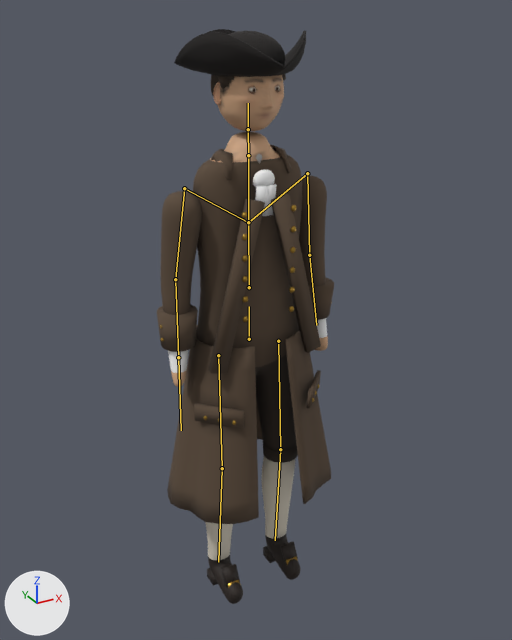
The glTF model reckoning/models/townsman.glb as it was, and as the next commit left it.
The view is the same before and after, from a camera (50 mm lens) standing at (-0.936, -1.744, 1.862) and looking at (0.014, -0.017, 0.999). The axes (+X, +Y, +Z) are drawn at lower left. The lights are the same throughout. The first picture is the older version. The bones that change, and the others that lie on the model, are drawn over the model as lines.

In view in the first picture: 'townsman_body', 'townsman_coat', 'townsman_eyes', 'townsman_hair', 'townsman_hat', 'townsman_leather', 'townsman_legs', 'townsman_linen', 'townsman_metal', 'townsman_skin'.
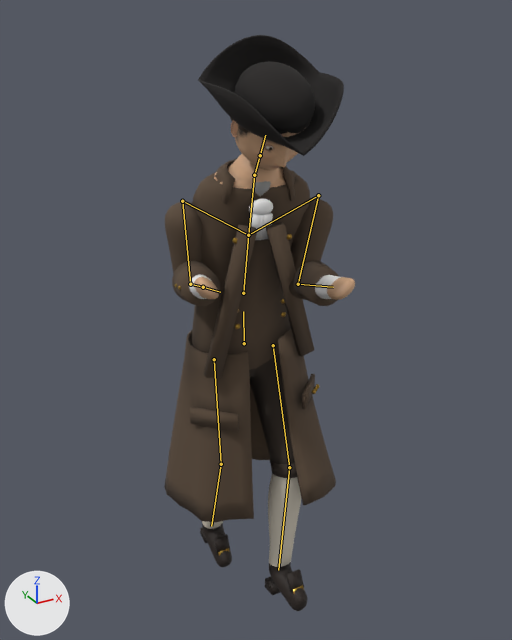
The newer file adds an action. The first version stands in its rest pose; the second is drawn at frame 25 of the action 'Saw'.

Changed parts and their boxes [x1, y1, x2, y2] in the pictures (512 x 640 px):
'townsman_body', posed (13% wider)
    before: [160, 132, 328, 604]
    after: [165, 154, 355, 611]
'townsman_coat', posed
    before: [157, 145, 334, 524]
    after: [164, 158, 339, 522]
'townsman_hat', posed (11% wider, 149% taller)
    before: [174, 29, 306, 77]
    after: [198, 35, 344, 156]
'townsman_skin', posed
    before: [213, 75, 284, 131]
    after: [231, 120, 300, 170]
'townsman_linen', posed
    before: [253, 154, 277, 216]
    after: [249, 181, 273, 240]
'townsman_leather', posed
    before: [207, 541, 298, 587]
    after: [200, 527, 304, 595]
'townsman_legs', posed
    before: [263, 443, 298, 463]
    after: [270, 459, 297, 478]
'townsman_metal', posed
    before: [160, 205, 332, 588]
    after: [175, 234, 319, 594]
'townsman_hair', posed (mostly hidden)
    before: [211, 74, 286, 97]
    after: [230, 117, 312, 133]
bone 'hips', root to tip
    before: (249, 339) to (249, 306)
    after: (244, 343) to (243, 311)
bone 'spine', root to tip
    before: (249, 287) to (248, 222)
    after: (243, 293) to (248, 235)
bone 'chest', root to tip
    before: (248, 222) to (248, 155)
    after: (248, 235) to (254, 175)
bone 'neck', root to tip
    before: (248, 155) to (248, 129)
    after: (254, 175) to (260, 155)
bone 'upper_arm.L', root to tip
    before: (307, 173) to (309, 255)
    after: (318, 195) to (298, 284)
bone 'forearm.L', root to tip
    before: (309, 255) to (316, 325)
    after: (298, 284) to (333, 287)
bone 'upper_arm.R', root to tip
    before: (184, 188) to (175, 279)
    after: (182, 201) to (190, 284)
bone 'forearm.R', root to tip
    before: (175, 279) to (178, 357)
    after: (190, 284) to (203, 287)
bone 'thigh.L', root to tip
    before: (278, 341) to (280, 449)
    after: (273, 345) to (289, 467)
bone 'shin.L', root to tip
    before: (280, 449) to (275, 540)
    after: (289, 467) to (278, 570)
bone 'thigh.R', root to tip
    before: (218, 355) to (222, 468)
    after: (214, 359) to (221, 464)
bone 'shin.R', root to tip
    before: (222, 468) to (218, 562)
    after: (221, 464) to (211, 526)

The edits, one by one:
Bone 'hips' (bone_hips) moves from (0.0, 0.0, 0.0) to (0.0, -0.03, -0.035).
Bone 'spine' (bone_spine) turns from (0, 0, 0) to (13, -7, 0) degrees about its own x, y and z.
Bone 'chest' (bone_chest) turns from (0, 0, 0) to (3, -7, 0) degrees about its own x, y and z.
Bone 'neck' (bone_neck) turns from (0, 0, 0) to (17, 9, 0) degrees about its own x, y and z.
Bone 'upper_arm.L' (bone_upper_arm_l) turns from (0, 0, 0) to (-26, 0, 17) degrees about its own x, y and z.
Bone 'forearm.L' (bone_forearm_l) turns from (0, 0, 0) to (-92, 0, 0) degrees about its own x, y and z.
Bone 'upper_arm.R' (bone_upper_arm_r) turns from (0, 0, 0) to (-11, 0, -11) degrees about its own x, y and z.
Bone 'forearm.R' (bone_forearm_r) turns from (0, 0, 0) to (-106, 0, 0) degrees about its own x, y and z.
Bone 'thigh.L' (bone_thigh_l) turns from (0, 0, 0) to (-20, -4, 5) degrees about its own x, y and z.
Bone 'shin.L' (bone_shin_l) turns from (0, 0, 0) to (16, 0, 0) degrees about its own x, y and z.
Bone 'thigh.R' (bone_thigh_r) turns from (0, 0, 0) to (4, 3, -4) degrees about its own x, y and z.
Bone 'shin.R' (bone_shin_r) turns from (0, 0, 0) to (13, 0, 0) degrees about its own x, y and z.
